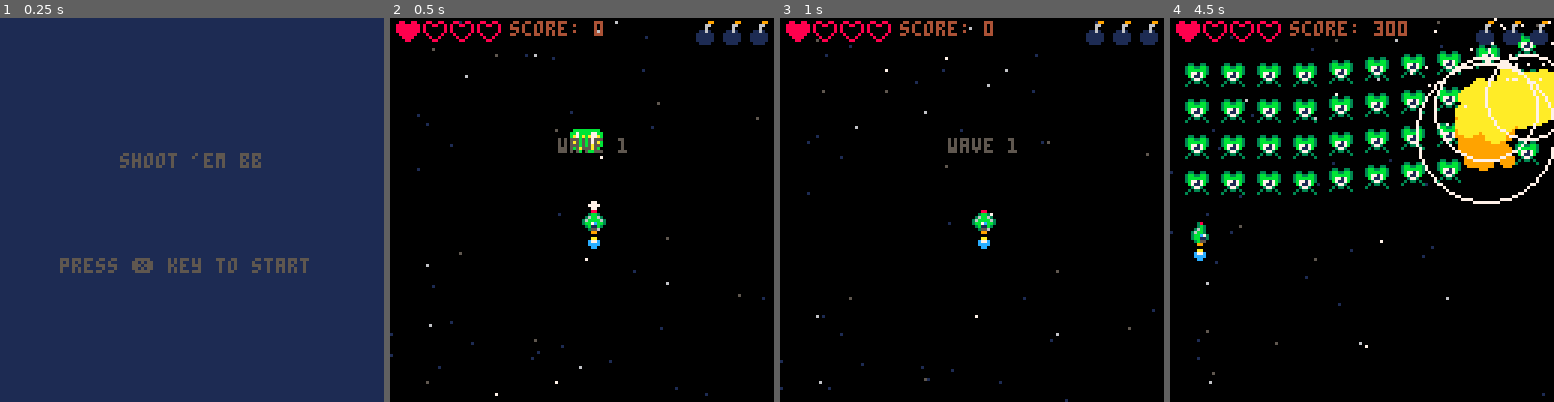
Above: before the commit, frames 1-4 (left to right).
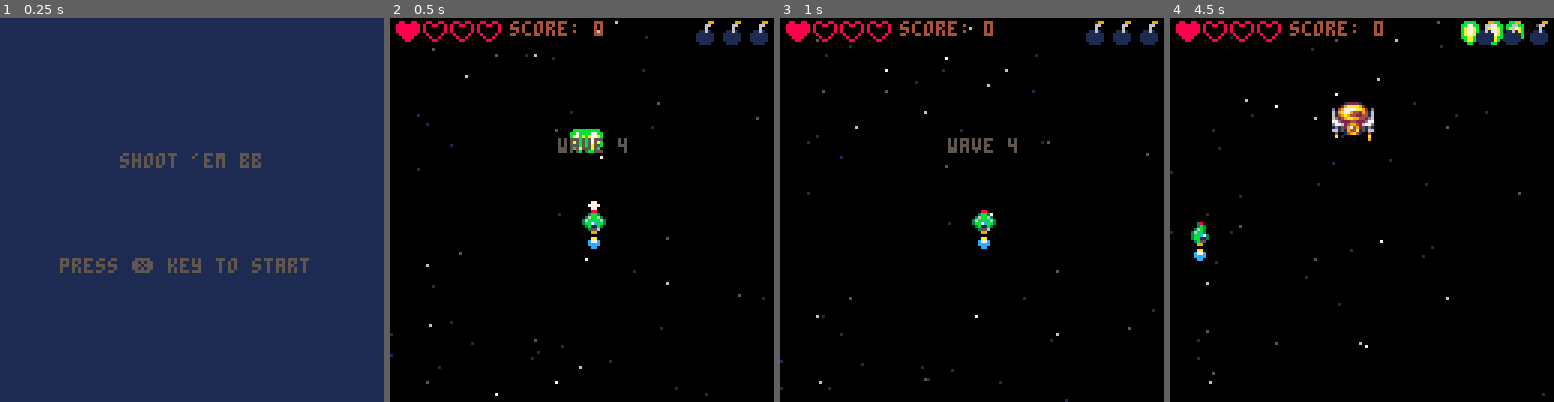
Above: after the commit, the same moments.

Repository: ata-o/shmup
Game: PICO-8 cartridge shmup.p8
Two runs of this game, one before a commit and one after it. Both use one fixed random seed, a clock stepped at 60 frames per second and the inputs below.
Inputs:
- Up to frame 1 (0.25 s): no input
- Up to frame 2 (0.5 s): tap X (X key) at 0.33 s
- Up to frame 3 (1 s): tap O (Z key) at 0.7 s
- Up to frame 4 (4.5 s): tap X (X key) at 1.07, 1.85, 2.97, 4.08 s; hold Right 1.6-2.1 s; tap O (Z key) every 0.4 s from 1.7 to 4.1 s; hold Up 2.15-2.42 s; hold Right 2.47-3.03 s; hold Left 3.08-3.58 s; hold Down 3.63-3.97 s; hold Right from 4.02 s (still down)

Frame 1 is identical in both runs. In frame 2, less than 0.1% of the frame differs, in the area x 59-62%, y 31-36%; in frame 3, less than 0.1%; in frame 4, 16%, in the area x 3-100%, y 0-49%.

Commit message:
feat: spreadshots with trig

Diff:
--- a/bullets.lua
+++ b/bullets.lua
@@ -13,16 +13,35 @@
 	end
 end
 
-function make_ebullet(enem)
+function make_ebullet_spread(enem, num, spd, base)
+	--360/8 -> 1/8
+	if base==nil then
+		base=0
+	end
+	for i=1,num do
+		make_ebullet(enem, 1/num*i+base, spd)
+	end
+end
+
+function make_ebullet(enem, ang, spd)
 	local ebul = make_object()
-	ebul.x=enem.x
-	ebul.y=enem.y
+	ebul.x=enem.x+3
+	ebul.y=enem.y+3
+
+	if enem.type==4 then
+		ebul.x=enem.x + 7
+		ebul.y=enem.y + 13
+	end
 	ebul.spr=48
 	ebul.ani={48,49,50,49}
 	ebul.anispd=0.5
-	ebul.sy=1
-	ebul.colw=6
-	ebul.colh=6
+
+	ebul.sx=sin(ang)*spd
+	ebul.sy=cos(ang)*spd
+
+	ebul.colw=2
+	ebul.colh=2
+	ebul.bulmode=true
 
 	enem.flash=3
 	add(ebullets, ebul)
--- a/enemies.lua
+++ b/enemies.lua
@@ -151,11 +151,14 @@
 	if enem.act=="fly" then
 		--interpolation
 		--x += (targetx - x) / n
-		enem.x+= (enem.posx - enem.x)/8
+		enem.x += (enem.posx - enem.x)/8
 		enem.y += (enem.posy - enem.y)/8
 
 
 		if abs(enem.y-enem.posy) < 0.7 then
+			enem.y = enem.posy
+			enem.x = enem.posx
+
 			enem.act="protec"
 		end
 	elseif enem.act=="protec" then
@@ -195,8 +198,15 @@
 			end
 		elseif enem.type==4 then
 			enem.sy=0.2
+
+
+
 			if enem.y>110 then
 				enem.sy=1
+			else
+				if t%30==0 then
+					make_ebullet_spread(enem, 8, 2, rnd())
+				end
 			end
 		end
 		move(enem)
@@ -245,7 +255,8 @@
 	end
 
 	if myen.act=="protec" then
-		make_ebullet(myen)
+		make_ebullet(myen, 0, 2)
+		--make_ebullet_spread(myen, 8, 2)
 	end
 end
 
--- a/shmup.p8
+++ b/shmup.p8
@@ -36,12 +36,12 @@
 bbaabb000baaaab0000330000baaaab0baa77aab0000000000000000000000000000000000000000000000000000000000000000000000000000000000000000
 0baab00000bbbb000000000000bbbb000baaaab00000000000000000000000000000000000000000000000000000000000000000000000000000000000000000
 00bb000000000000000000000000000000bbbb000000000000000000000000000000000000000000000000000000000000000000000000000000000000000000
-00000000000000000000000000000000000000000000000000000000000000000000000000000000000000000000000000000000000000000000000000000000
-00000000000000000000000000000000000000000000000000000000000000000000000000000000000000000000000000000000000000000000000000000000
-00000000000000000000000000000000000000000000000000000000000000000000000000000000000000000000000000000000000000000000000000000000
-00000000000000000000000000000000000000000000000000000000000000000000000000000000000000000000000000000000000000000000000000000000
-00000000000000000000000000000000000000000000000000000000000000000000000000000000000000000000000000000000000000000000000000000000
-00000000000000000000000000000000000000000000000000000000000000000000000000000000000000000000000000000000000000000000000000000000
+00ee000000ee00000077000000000000000000000000000000000000000000000000000000000000000000000000000000000000000000000000000000000000
+0e22e0000e88e00007cc700000000000000000000000000000000000000000000000000000000000000000000000000000000000000000000000000000000000
+e2e82e00e87e8e007c77c70000000000000000000000000000000000000000000000000000000000000000000000000000000000000000000000000000000000
+e2882e00e8ee8e007c77c70000000000000000000000000000000000000000000000000000000000000000000000000000000000000000000000000000000000
+0e22e0000e88e00007cc700000000000000000000000000000000000000000000000000000000000000000000000000000000000000000000000000000000000
+00ee000000ee00000077000000000000000000000000000000000000000000000000000000000000000000000000000000000000000000000000000000000000
 00000000000000000000000000000000000000000000000000000000000000000000000000000000000000000000000000000000000000000000000000000000
 00000000000000000000000000000000000000000000000000000000000000000000000000000000000000000000000000000000000000000000000000000000
 00000000000000000000000000000000000055555555000000005500000000000000000000000000000000000000000000000000000000000000000000000000
--- a/stages.lua
+++ b/stages.lua
@@ -42,7 +42,7 @@
 			--music(-1, 3000)
 			btnreleased = false
 			start_game()
-			game.wave=0
+			game.wave=3
 			next_wave()
 		end
 	end
Not shown, changed: the sound effects (__sfx__) section of shmup.p8
